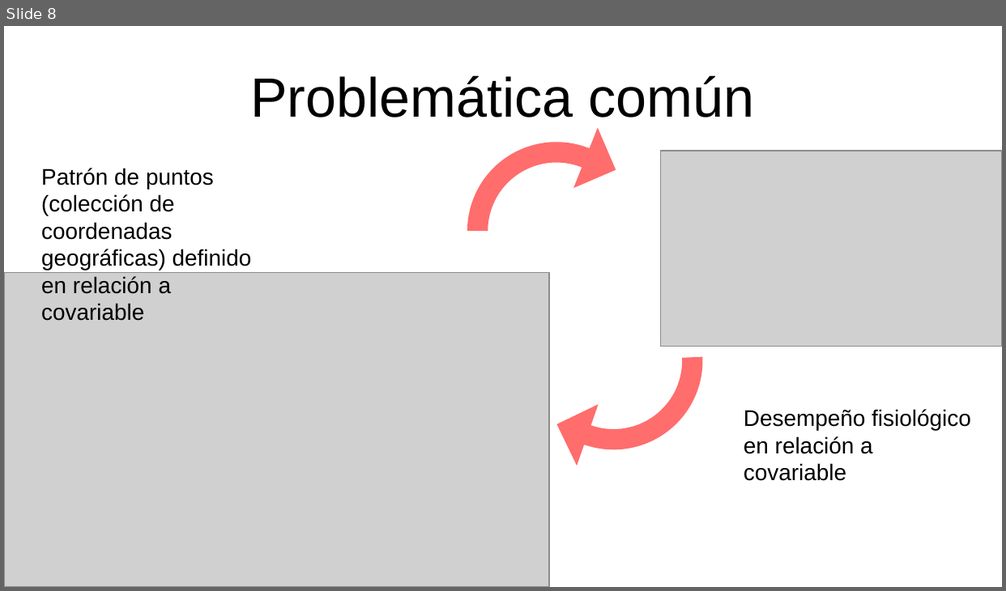
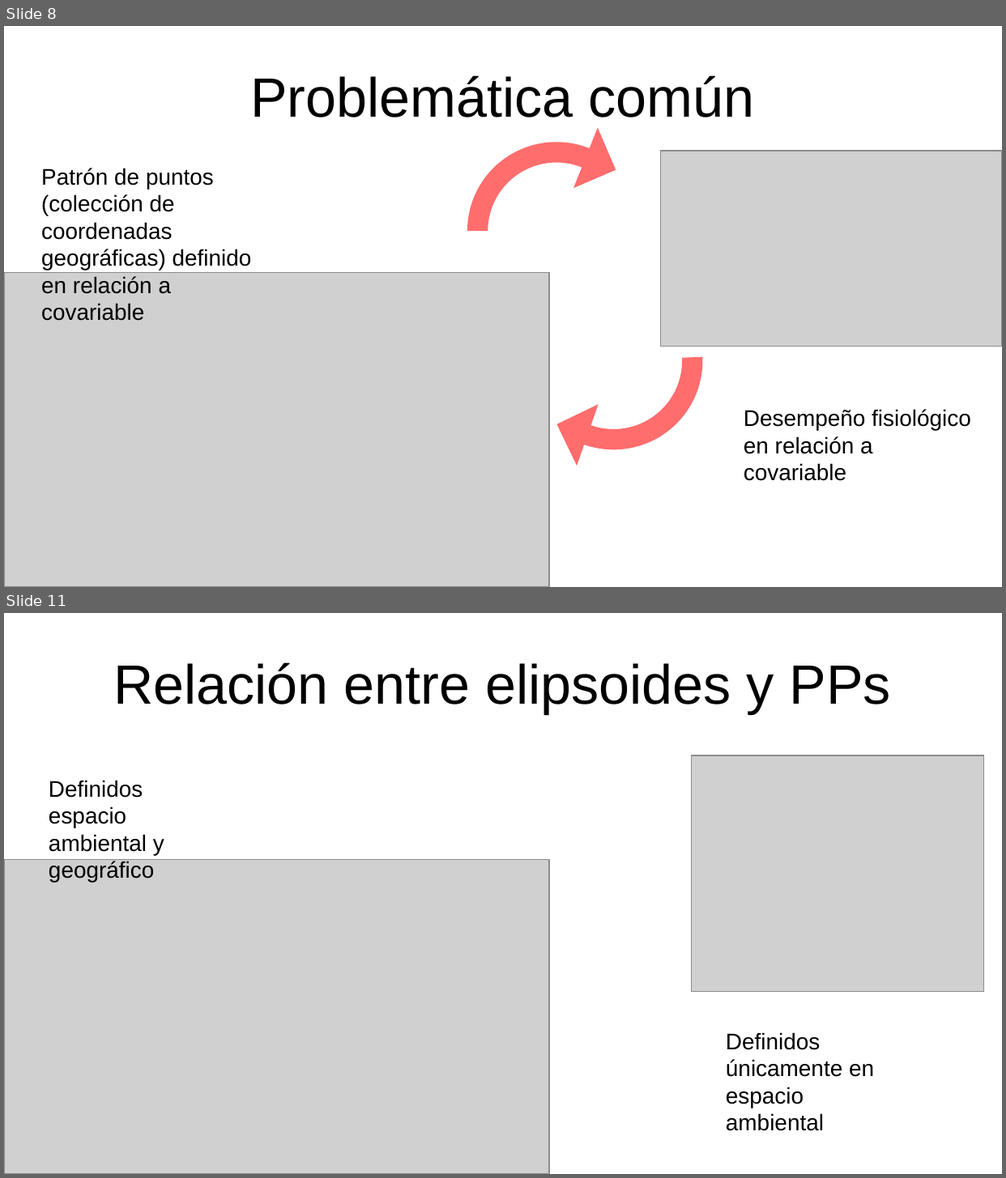
Before and after one commit to gerardommc/Ecologia-Teorica-II, a slide deck: Nicho/Caso-correlativo.odp. Shown one above the other, each under a label of ours: slide 8 before the commit, slides 8 and 11 after it; the slides between them are not shown. The pictures are 1006x591 and 1006x1178 pixels, drawn with LibreOffice and Linux fonts; fonts in the diff are those of the drawing; grey boxes stand for pictures. Boxes give left, top, right and bottom in pixels: in the first picture for what was removed or moved away, otherwise in the second. Text is boxed around its words. In the diff, an @@ line names an element or a change of style, - is before the commit and + after.

```diff
--- a/Nicho/Caso-correlativo.odp
+++ b/Nicho/Caso-correlativo.odp
@@ slide 11 added at [4, 613, 1002, 1174], background #FFFFFF @@
@@ title added at [113, 662, 891, 714], 44 pt, text #000000 @@
+Relación entre elipsoides y PPs
@@ picture added at [692, 756, 984, 991] @@
@@ text added at [49, 780, 164, 883], 18 pt, text #000000 @@
+Definidos espacio ambiental y geográfico
@@ picture added at [4, 860, 549, 1174] @@
@@ text added at [726, 1033, 874, 1131], 18 pt, text #000000 @@
+Definidos únicamente en espacio ambiental
```
Also in this commit, not shown: 6 other slides added, 3 slides removed, 3 other files.
